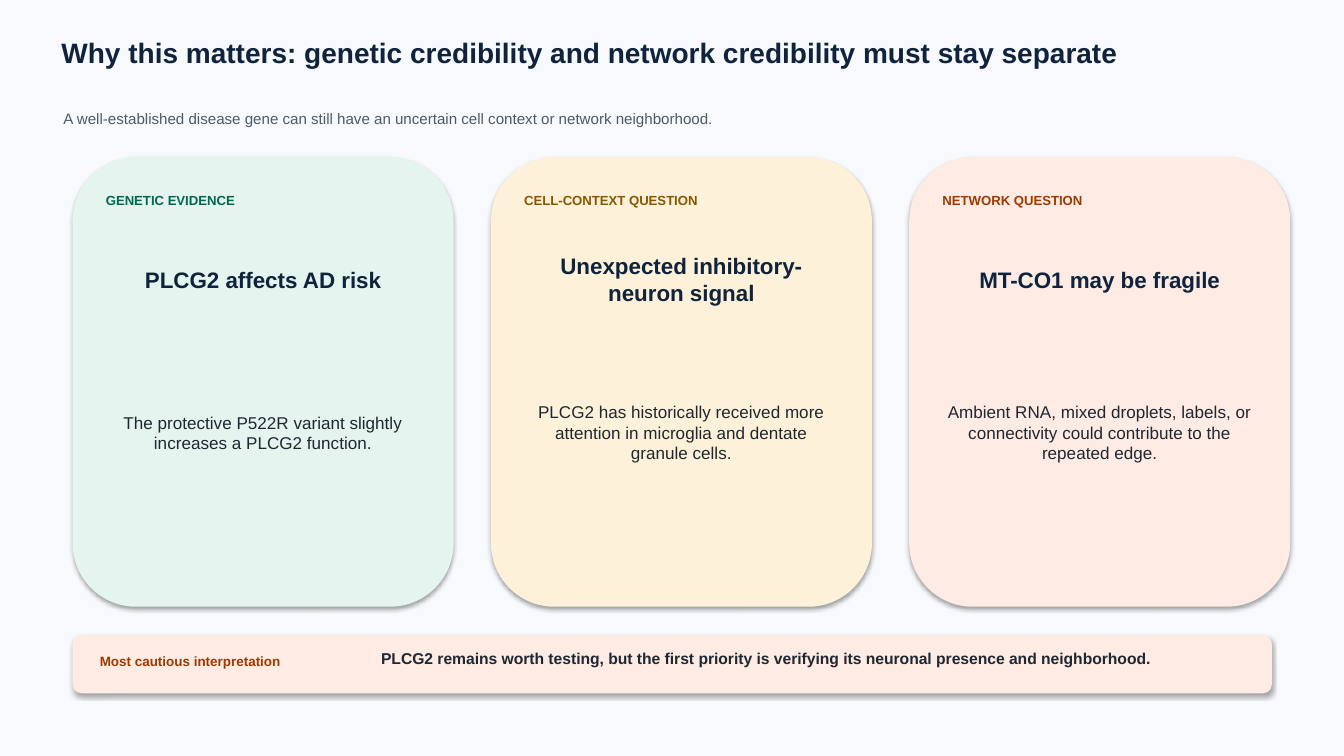
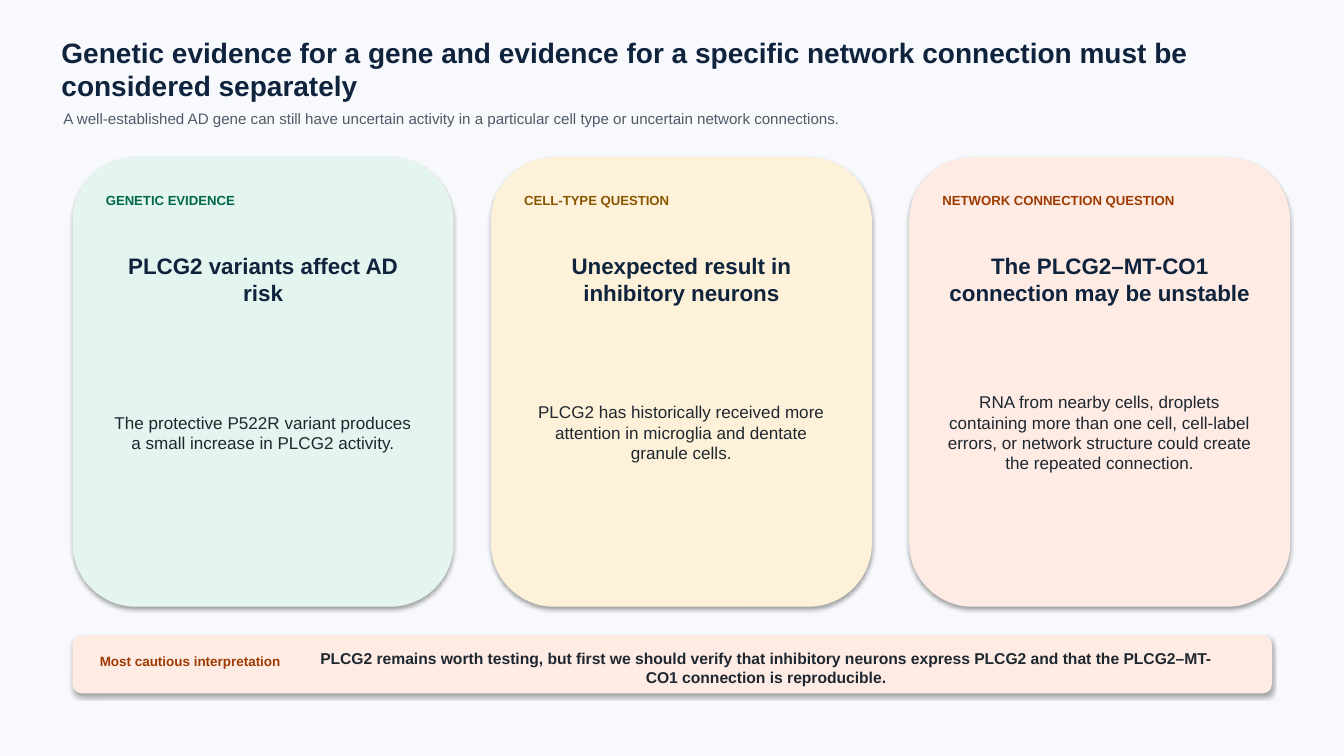
Before and after one commit to ericzhuang2010/alzheimer, a slide deck: slide 141 of docs/presentations/09162026/09162026_sex_apoe_kda_fine_broad.pptx (slide 136 before the commit). Drawn at 1344x756 pixels with LibreOffice and Linux fonts; fonts in the diff are those of the drawing. Boxes give left, top, right and bottom in pixels: in the first picture for what was removed or moved away, otherwise in the second. Text is boxed around its words. In the diff, an @@ line names an element or a change of style, - is before the commit and + after.

```diff
--- a/docs/presentations/09162026/09162026_sex_apoe_kda_fine_broad.pptx
+++ b/docs/presentations/09162026/09162026_sex_apoe_kda_fine_broad.pptx
@@ text at (61,42,1187,102): text changed @@
-Why this matters: genetic credibility and network credibility must stay separate
+Genetic evidence for a gene and evidence for a specific network connection must be considered separately
@@ text at (63,113,839,127): text changed @@
-A well-established disease gene can still have an uncertain cell context or network neighborhood.
+A well-established AD gene can still have uncertain activity in a particular cell type or uncertain network connections.
@@ text at (524,196,670,208): text changed @@
-CELL-CONTEXT QUESTION
+CELL-TYPE QUESTION
@@ text at (942,196,1175,208): text changed @@
-NETWORK QUESTION
+NETWORK CONNECTION QUESTION
@@ text at (128,257,398,302): text changed @@
-PLCG2 affects AD risk
+PLCG2 variants affect AD risk
@@ text at (572,257,791,306): text changed @@
-Unexpected inhibitory-neuron signal
+Unexpected result in inhibitory neurons
@@ text at (949,257,1250,306): text changed @@
-MT-CO1 may be fragile
+The PLCG2–MT-CO1 connection may be unstable
@@ text at (114,416,411,453): text changed @@
-The protective P522R variant slightly increases a PLCG2 function.
+The protective P522R variant produces a small increase in PLCG2 activity.
@@ text at (948,395,1250,473): text changed @@
-Ambient RNA, mixed droplets, labels, or connectivity could contribute to the repeated edge.
+RNA from nearby cells, droplets containing more than one cell, cell-label errors, or network structure could create the repeated connection.
@@ text at (320,652,1212,686): text changed @@
-PLCG2 remains worth testing, but the first priority is verifying its neuronal presence and neighborhood.
+PLCG2 remains worth testing, but first we should verify that inhibitory neurons express PLCG2 and that the PLCG2–MT-CO1 connection is reproducible.
```
Also in this commit, not shown: 78 other slides changed, 7 slides added, 8 slides removed, 43 other files.
